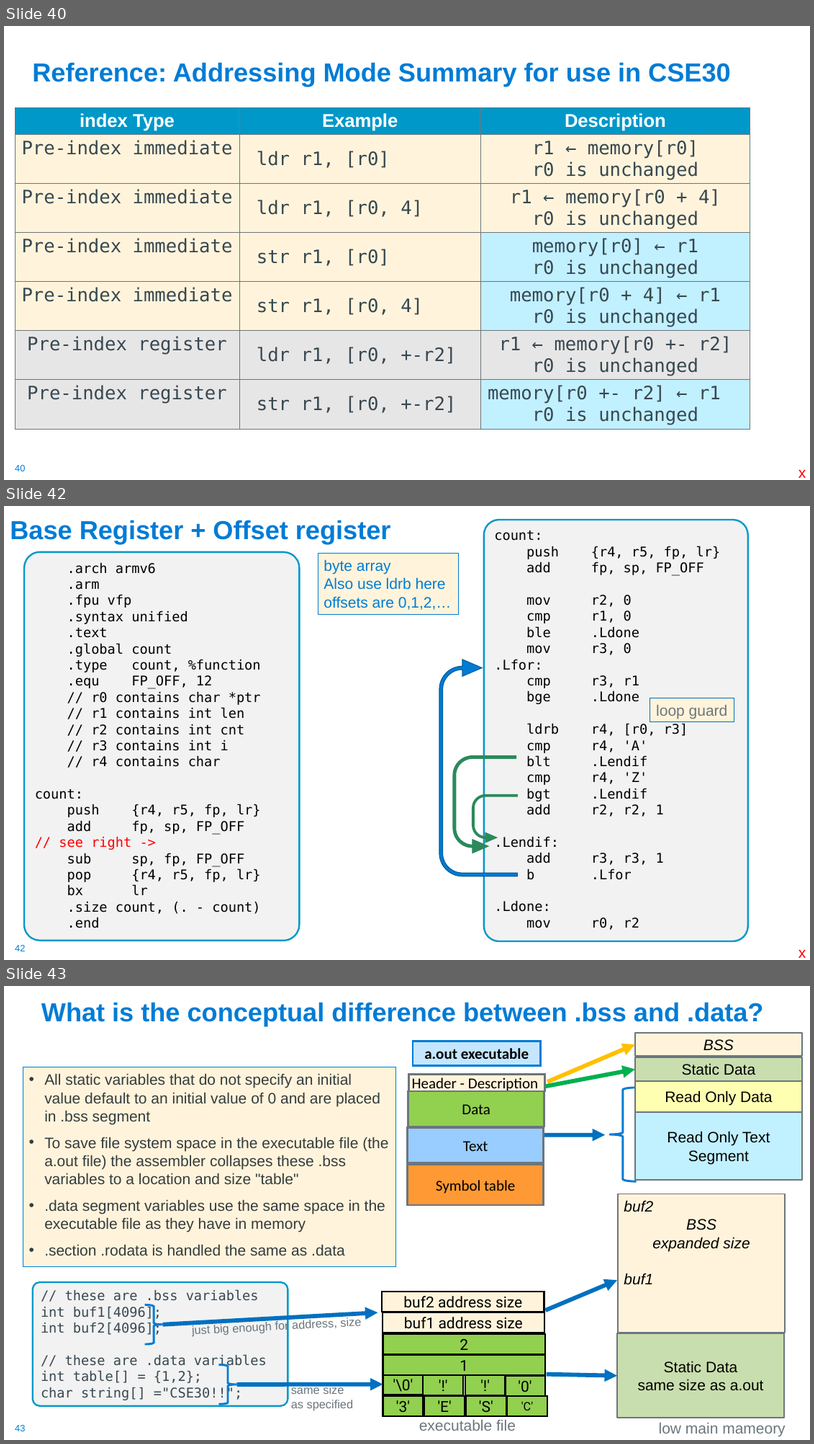
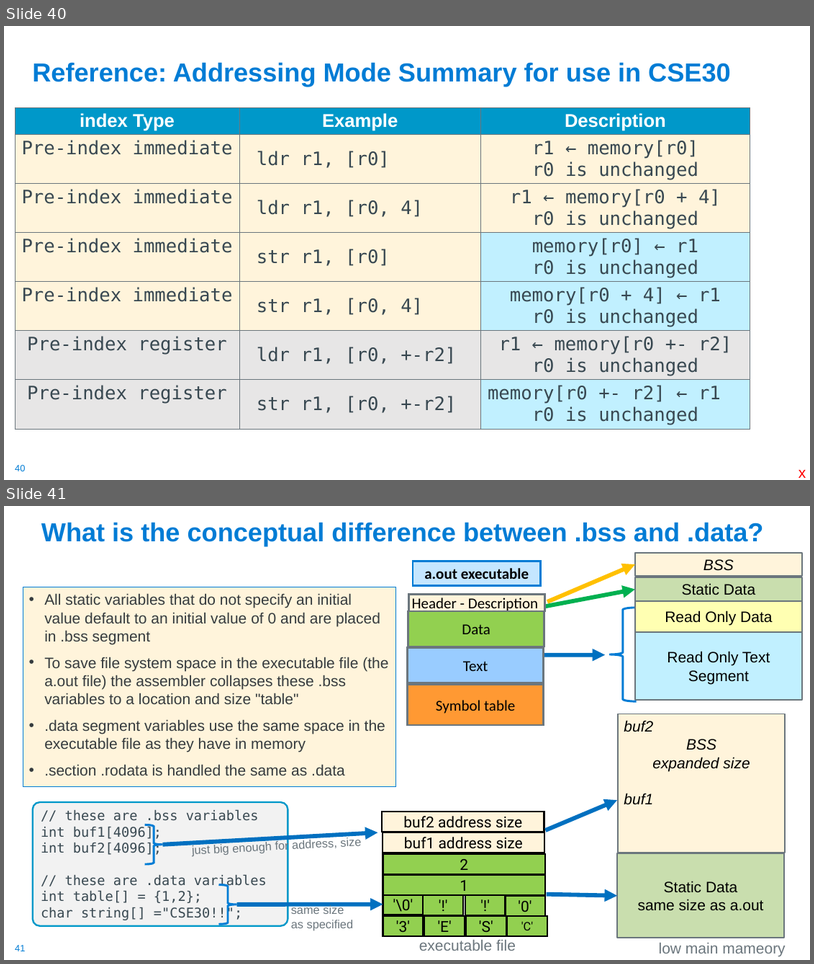
Before and after one commit to cse30-sp24/Muller-Slides, a slide deck: Lecture-15.pptx. Shown one above the other, each under a label of ours: slides 40, 42 and 43 before the commit, slides 40 and 41 after it; the slides between them are not shown. The pictures are 814x1444 and 814x964 pixels, drawn with LibreOffice and Linux fonts; fonts in the diff are those of the drawing. Boxes give left, top, right and bottom in pixels: in the first picture for what was removed or moved away, otherwise in the second. Text is boxed around its words. In the diff, an @@ line names an element or a change of style, - is before the commit and + after.

```diff
--- a/Lecture-15.pptx
+++ b/Lecture-15.pptx
@@ slide 42 removed at bbox=[4, 506, 810, 960], background #FFFFFF; not listed: 1 template element that a slide beside it also shows @@
@@ title removed at bbox=[10, 520, 391, 544] @@
-Base Register + Offset register
@@ rounded rectangle removed at bbox=[484, 520, 748, 941] @@
-count:
-push {r4, r5, fp, lr}
-add fp, sp, FP_OFF
-mov r2, 0
-cmp r1, 0
-ble .Ldone
-mov r3, 0
-.Lfor:
-cmp r3, r1
-bge .Ldone
-ldrb r4, [r0, r3]
-cmp r4, 'A'
-blt .Lendif
-cmp r4, 'Z'
-bgt .Lendif
-add r2, r2, 1
-.Lendif:
-add r3, r3, 1
-b .Lfor
-.Ldone:
-mov r0, r2
@@ rounded rectangle removed at bbox=[24, 552, 299, 940] @@
-.arch armv6
-.arm
-.fpu vfp
-.syntax unified
-.text
-.global count
-.type count, %function
-.equ FP_OFF, 12
-// r0 contains char *ptr
-// r1 contains int len
-// r2 contains int cnt
-// r3 contains int i
-// r4 contains char
-count:
-push {r4, r5, fp, lr}
-add fp, sp, FP_OFF
-// see right ->
-sub sp, fp, FP_OFF
-pop {r4, r5, fp, lr}
-bx lr
-.size count, (. - count)
-.end
@@ rectangle removed at bbox=[318, 554, 459, 614] @@
-byte array
-Also use ldrb here
-offsets are 0,1,2,…
@@ uturn arrow removed at bbox=[440, 659, 518, 876] @@
@@ rectangle removed at bbox=[651, 698, 735, 722] @@
-loop guard
@@ uturn arrow removed at bbox=[454, 756, 517, 853] @@
@@ uturn arrow removed at bbox=[472, 795, 517, 842] @@
@@ text removed at bbox=[799, 950, 806, 957] @@
-x
@@ what was slide 43 is now slide 41 @@
@@ page number at bbox=[15, 944, 25, 951]: text changed @@
-43
+41
```
Also in this commit, not shown: 2 slides changed, 4 other slides removed, 3 other files.
